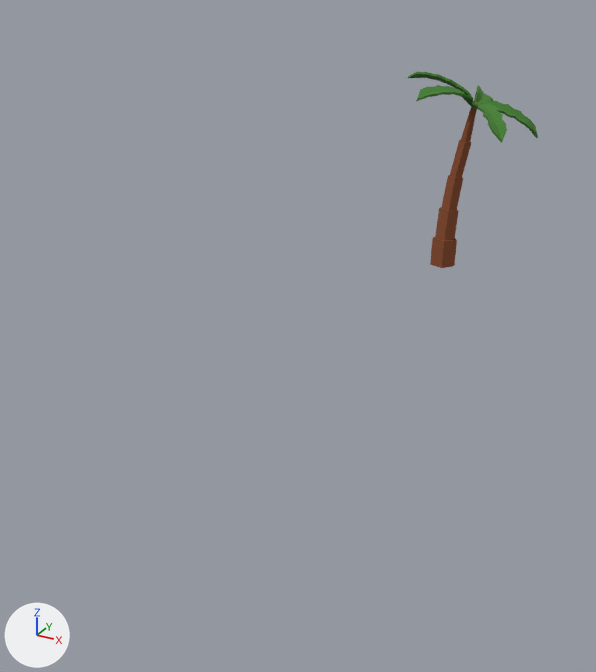
Renders of the glTF model 3d models/mesh/palm1.glb from each side of a commit.
One viewpoint serves both versions: a 50 mm camera at (2.77, -7.55, 6.7) aimed at (-3.53, 3.9, 0.97). Every picture has the same lights, and +X, +Y and +Z are marked at lower left. Vertices at the same position are counted once.

The older version as bpy lines, for what is in view:
```python
me_cylinder_015 = bpy.data.meshes.new('Cylinder.015')
me_cylinder_015.from_pydata(...)  # 320 vertices, 600 faces; spans x -2.87..1.72, y -2.36..2.39, z -0.02..6.7
me_cylinder_015.materials.append(mat_apollo_x100)  # picture img_apollo_100x
ob_пальма2 = bpy.data.objects.new('пальма2', me_cylinder_015)
ob_пальма2.location = (-3.6, 11.63, 0.0)
ob_пальма2.rotation_euler = (0.0, 0.0, -2.878)  # degrees (0, 0, -165)
ob_пальма2.scale = (0.686, 0.686, 0.686)
```
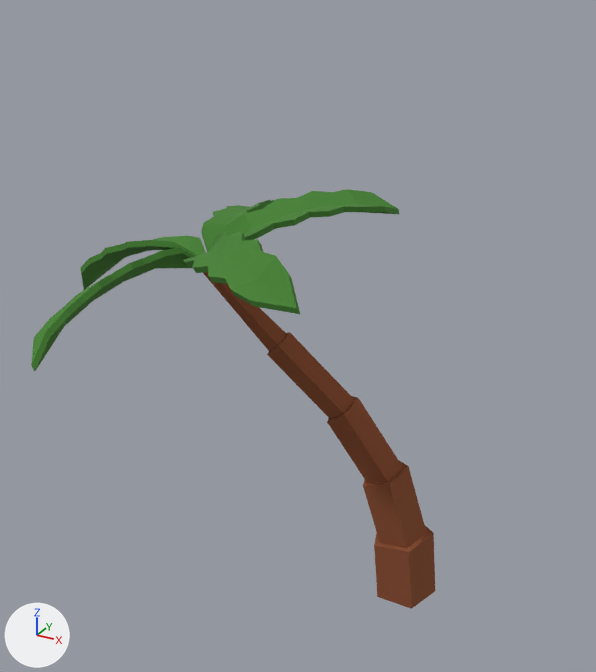
Edits to the bpy script that builds the scene:
```text
Change me_cylinder_015:
    used by ob_пальма2; location = (-3.6, 11.63, 0.0); rotation_euler = (0.0, 0.0, -2.878), in degrees (0, 0, -165); scale = (0.686, 0.686, 0.686)
    remove me_cylinder_015.from_pydata(...)  # 320 vertices, 600 faces; spans x -2.87..1.72, y -2.36..2.39, z -0.02..6.7
    add me_cylinder_015.from_pydata(...)  # 320 vertices, 600 faces; spans x -2.58..2.36, y -5.08..0.55, z -0.09..5.67
    me_cylinder_015 part 1: the loose piece of 10 vertices spanning x -0.77..-0.28, y -0.2..0.21, z 4.4..5.82 is multiplied about its middle by the matrix ((1.002, 0.007, 0.19), (0.142, 0.654, -0.77), (-0.127, 0.783, 0.641)), then moved by (0.68, -2.28, -0.85)
    me_cylinder_015 part 2: the loose piece of 54 vertices spanning x -2.87..-0.62, y -0.6..0.47, z 4.54..5.86 is multiplied about its middle by the matrix ((-0.63, -0.813, -0.211), (0.821, -0.652, 0.058), (-0.176, -0.131, 1.027)), then moved by (2.86, -3.44, -0.59)
    me_cylinder_015 part 3: the loose piece of 54 vertices spanning x -0.62..1.12, y 0.17..2.03, z 5.6..6.42 is multiplied about its middle by the matrix ((-0.63, -0.813, -0.211), (0.821, -0.652, 0.058), (-0.176, -0.131, 1.027)), then moved by (-1.52, -3.67, -1.07)
    me_cylinder_015 part 4: the loose piece of 54 vertices spanning x -0.67..1.72, y -0.67..0.2, z 5.59..6.7 is multiplied about its middle by the matrix ((-0.63, -0.813, -0.211), (0.821, -0.652, 0.058), (-0.176, -0.131, 1.027)), then moved by (-0.91, -1.23, -0.94)
    me_cylinder_015 part 5: the loose piece of 54 vertices spanning x -1.24..-0.62, y -2.36..0.2, z 5.57..6.19 is multiplied about its middle by the matrix ((-0.63, -0.813, -0.211), (0.821, -0.652, 0.058), (-0.176, -0.131, 1.027)), then moved by (2.21, -1.05, -0.58)
    me_cylinder_015 part 6: the loose piece of 54 vertices spanning x -1.79..-0.58, y 0.15..2.39, z 4.86..5.9 is multiplied about its middle by the matrix ((-0.63, -0.813, -0.211), (0.821, -0.652, 0.058), (-0.176, -0.131, 1.027)), then moved by (0.81, -5.18, -0.86)
    me_cylinder_015 part 7: 40 of 320 vertices moved; they spanned x -0.66..0.45, y -0.32..0.53, z -0.02..4.49 and now span x -0.4..0.48, y -1.93..0.55, z -0.09..3.95; mean shift (0.18, -0.52, -0.23); largest move (-0.32, -0.24, 4.49) -> (0.24, -1.92, 3.66)
Change ob_пальма2:
    ob_пальма2.location: (-3.6, 11.63, 0.0) -> (0.0, 0.0, 0.0)
    ob_пальма2.rotation_euler: (0.0, 0.0, -2.878) -> (0.0, 0.0, -1.279)  # degrees (0, 0, -165) -> degrees (0, 0, -73)
    ob_пальма2.scale: (0.686, 0.686, 0.686) -> (0.803, 0.803, 0.803)
```

What differs and where, as boxes (x1, y1, x2, y2) in the pictures (596 x 672 px; the box of a moved part takes in the faces that stretch with it):
'пальма2', reshaped, moved, turned, rescaled: before (408, 72, 538, 268); after (31, 189, 435, 609)
part 1 of me_cylinder_015, moved or reshaped: before (461, 101, 478, 142); after (203, 272, 288, 352)
part 2 of me_cylinder_015, moved or reshaped: before (473, 100, 538, 138); after (31, 247, 194, 371)
part 3 of me_cylinder_015, moved or reshaped: before (416, 85, 473, 107); after (201, 200, 275, 253)
part 4 of me_cylinder_015, moved or reshaped: before (408, 72, 472, 97); after (222, 189, 399, 240)
part 5 of me_cylinder_015, moved or reshaped: before (474, 85, 493, 104); after (184, 231, 300, 314)
part 6 of me_cylinder_015, moved or reshaped: before (472, 101, 507, 143); after (81, 235, 206, 290)
part 7 of me_cylinder_015, moved or reshaped: before (430, 139, 471, 268); after (267, 332, 435, 609)
